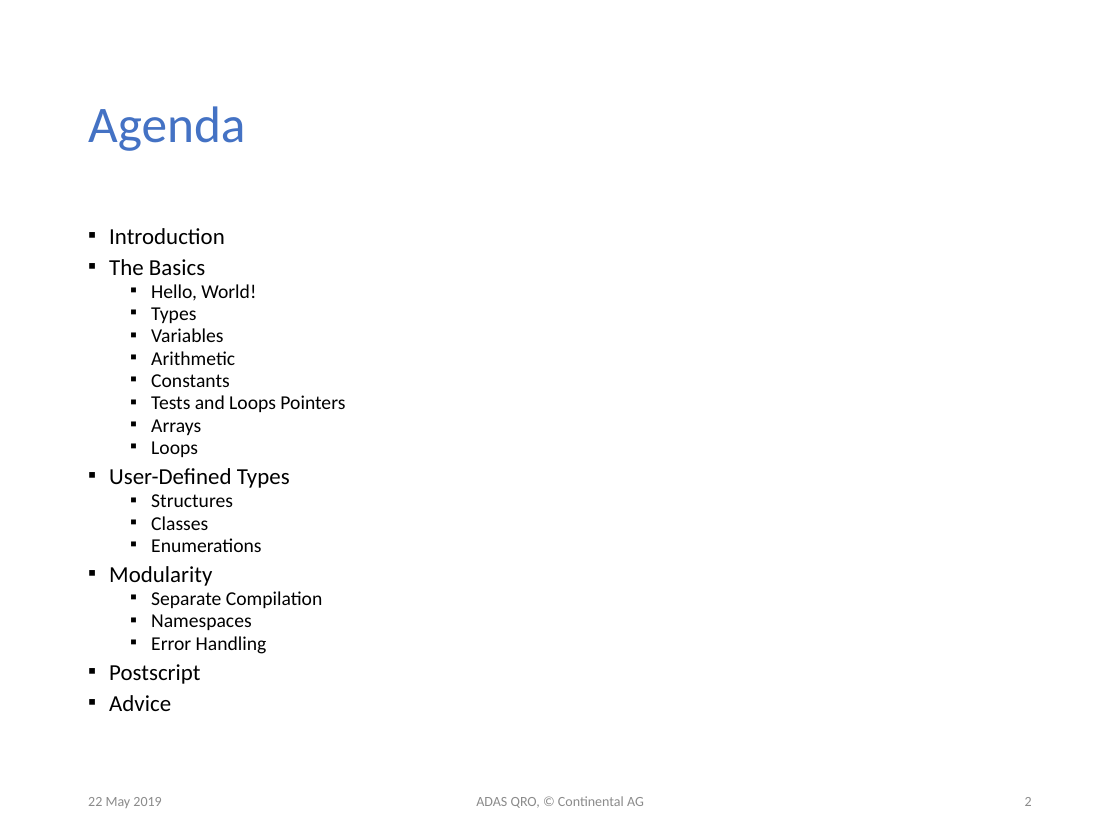
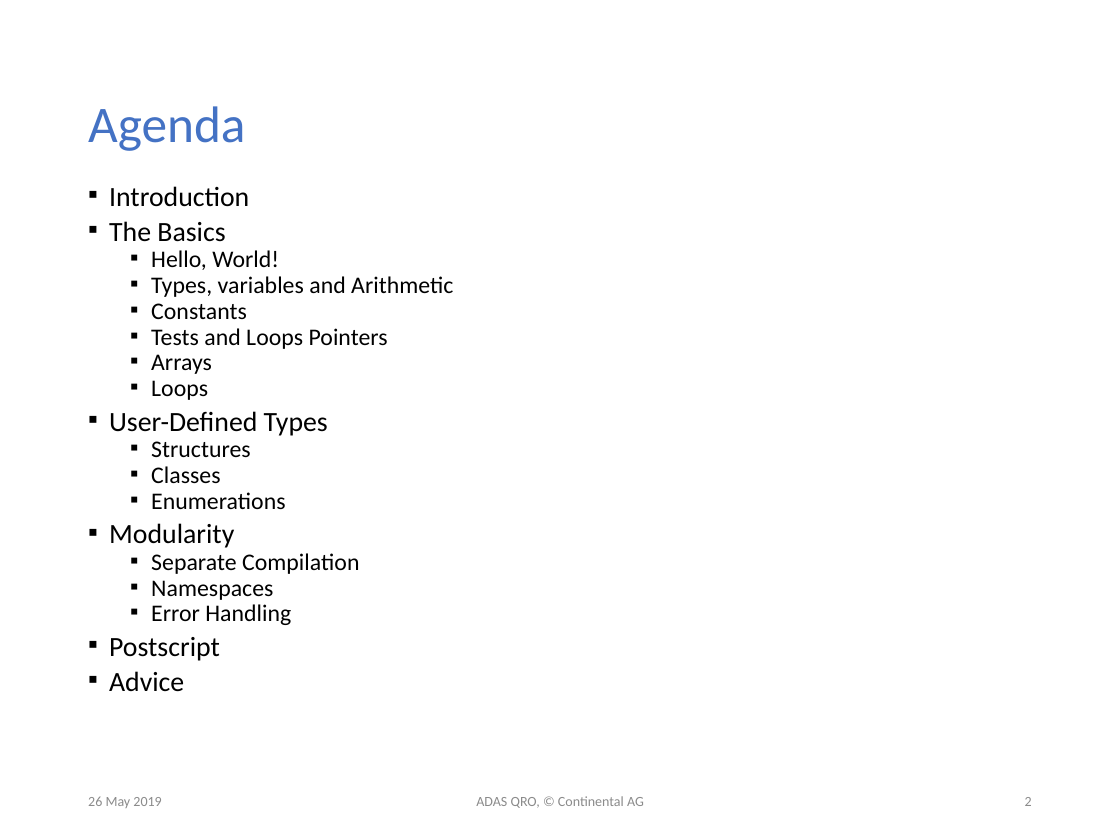
Before and after one commit to tehuano/cpp-basics, a slide deck: slide 2 of c++.pptx. Drawn at 1120x840 pixels with LibreOffice and Linux fonts; fonts in the diff are those of the drawing. Boxes give left, top, right and bottom in pixels: in the first picture for what was removed or moved away, otherwise in the second. Text is boxed around its words. In the diff, an @@ line names an element or a change of style, - is before the commit and + after.

```diff
--- a/c++.pptx
+++ b/c++.pptx
@@ text "Introduction": place and size @@
-text "Introduction" at [109, 228, 345, 711]
+text "Introduction" at [109, 186, 453, 692]
@@ text at [109, 186, 388, 692]: size 14.7 to 17.9 pt in "Introduction", "The Basics", "User-Defined Types", "Modularity" and 2 more places; size 12.6 to 15.3 pt in "Hello, World!", "Constants", "Tests and Loops Pointers", "Arrays" and 7 more places @@
@@ text at [151, 276, 453, 297]: text changed; size 12.6 to 15.3 pt @@
-  ▪ Types
-  ▪ Variables
-  ▪ Arithmetic
+  ▪ Types, variables and Arithmetic
@@ text at [88, 796, 161, 808]: text changed @@
-22 May 2019
+26 May 2019
```
Also in this commit, not shown: 4 other slides changed, 11 slides added, 1 other file.
